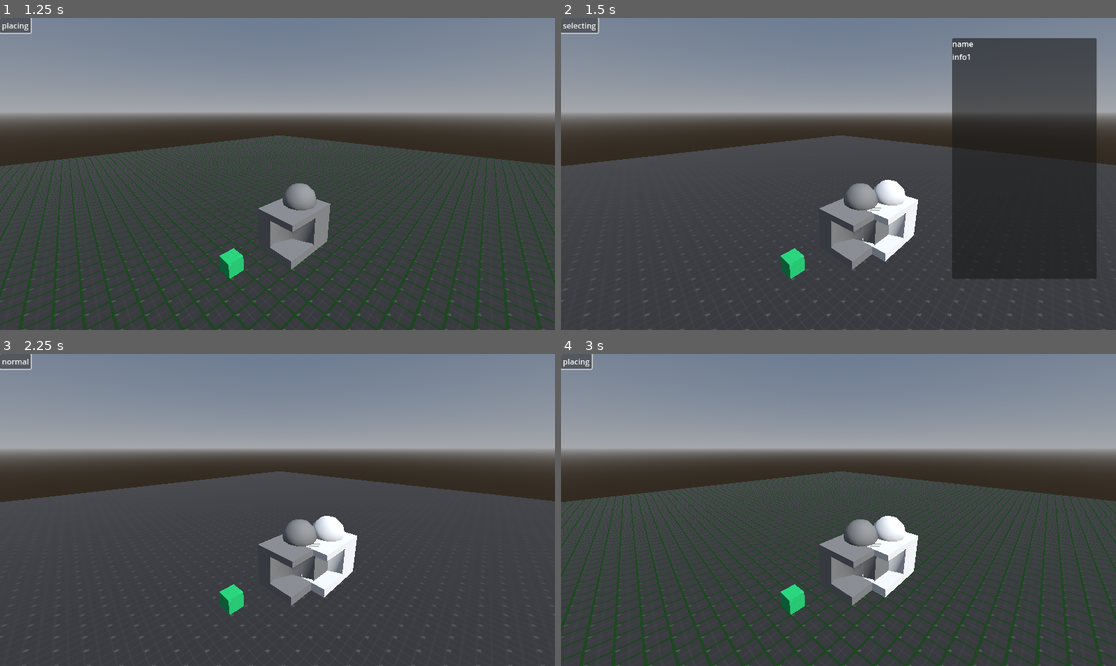
Above: before the commit, frames 1-4 (two rows, left to right).
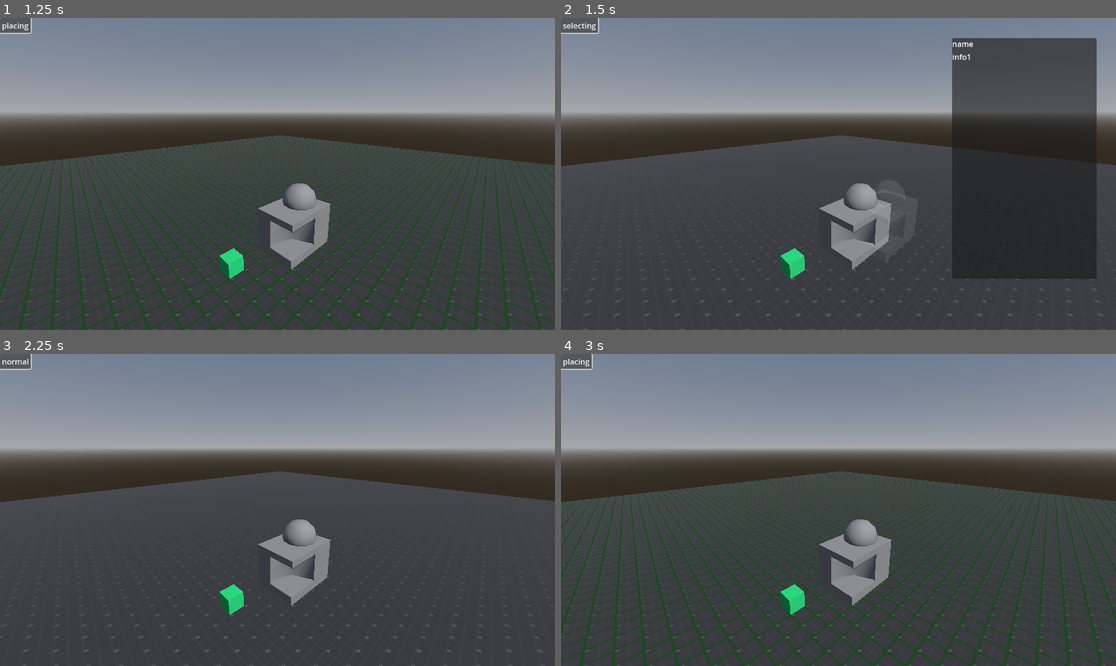
Above: after the commit, the same moments.

Repository: 0x5e8/mold-control
Game: Godot game, scene res://scene/game.tscn
Same seed, same stepped clock (60 frames per second), same inputs: the game is played once before the commit and once after it.
Inputs:
- Up to frame 1 (1.25 s): click "normal" at 0.5 s
- Up to frame 2 (1.5 s): click "placing" at 1.25 s
- Up to frame 3 (2.25 s): click "selecting" at 2 s
- Up to frame 4 (3 s): click "normal" at 2.75 s

Frame 1 is identical in both runs. In frame 2, 1.4% of the frame differs, in the area x 54-65%, y 51-78%; in frame 3, 1.4%; in frame 4, 1.4%.

Commit message:
collision check

Diff:
--- a/building/lab/lab.tscn
+++ b/building/lab/lab.tscn
@@ -3,12 +3,9 @@
 [ext_resource type="Script" path="res://class/Building.gd" id="1_hyoe4"]
 
 [sub_resource type="BoxShape3D" id="BoxShape3D_k8ys3"]
-size = Vector3(4, 3, 3)
 
-[node name="lab" type="StaticBody3D" node_paths=PackedStringArray("geometry")]
+[node name="lab" type="Area3D" node_paths=PackedStringArray("geometry")]
 script = ExtResource("1_hyoe4")
-building_type = 1
-dimension = Vector3i(4, 3, 3)
 geometry = NodePath("CSGCombiner3D2")
 
 [node name="collision_shape" type="CollisionShape3D" parent="."]
--- a/class/Building.gd
+++ b/class/Building.gd
@@ -1,6 +1,6 @@
 @tool
 class_name Building
-extends StaticBody3D
+extends Area3D
 
 enum BuildingType {
 	DECOR,
@@ -21,20 +21,41 @@
 	MISSING_COLLISION_SHAPE: false
 }
 
-func disable_opacity():
+var preview_mode: bool = false
+
+func disable_preview_mode():
 	if not geometry: return
 	if not geometry.material_override: return
 
 	geometry.material_override.transparency = BaseMaterial3D.Transparency.TRANSPARENCY_DISABLED
+	geometry.material_override.albedo_color = Color(1, 1, 1)
 
-func set_opacity(alpha):
+	preview_mode = false
+
+func enable_preview_mode():
 	assert(geometry, "an geometry instance must be given")
 	if not geometry.material_override:
 		geometry.material_override = StandardMaterial3D.new()
 	assert(geometry.material_override is StandardMaterial3D, "material is not a StandardMaterial3D")
 
 	geometry.material_override.transparency = BaseMaterial3D.Transparency.TRANSPARENCY_ALPHA
-	geometry.material_override.albedo_color.a = alpha
+	geometry.material_override.albedo_color.a = 0.1
+
+	preview_mode = true
+
+func preview_mode_placable():
+	if not preview_mode: return
+
+	geometry.material_override.albedo_color.r = 0
+	geometry.material_override.albedo_color.g = 1
+	geometry.material_override.albedo_color.b = 0
+
+func preview_mode_not_placable():
+	if not preview_mode: return
+
+	geometry.material_override.albedo_color.r = 1
+	geometry.material_override.albedo_color.g = 0
+	geometry.material_override.albedo_color.b = 0
 
 func _ready() -> void:
 	self.scale = Vector3(1, 1, 1)
--- a/class/Building.tscn
+++ b/class/Building.tscn
@@ -12,7 +12,7 @@
 
 [sub_resource type="BoxMesh" id="BoxMesh_a58sf"]
 
-[node name="Building" type="StaticBody3D" node_paths=PackedStringArray("geometry")]
+[node name="Building" type="Area3D" node_paths=PackedStringArray("geometry")]
 script = ExtResource("1_cij5h")
 geometry = NodePath("MeshInstance3D")
 
--- a/script/placing_controller.gd
+++ b/script/placing_controller.gd
@@ -3,6 +3,7 @@
 @export var building_container: Node
 
 var placing_building: Building = null
+var placable: bool
 
 var lab: Resource = preload("res://building/lab/lab.tscn")
 
@@ -12,17 +13,28 @@
 			placing_building.queue_free()
 			placing_building = null
 		return
+
 	if event is InputEventMouseMotion:
 		if not placing_building:
 			placing_building = lab.instantiate()
-			placing_building.set_opacity(0.1)
+			placing_building.enable_preview_mode()
 			building_container.add_child(placing_building)
 
 		var raycast: Dictionary = %camera.mouse_cast()
 		if not raycast.is_empty():
+			raycast.position.y = 0 # only place in plane
 			placing_building.global_position = raycast.position
 			placing_building.snap_to_grid()
+
+			if placing_building.has_overlapping_areas():
+				placable = false
+				placing_building.preview_mode_not_placable()
+			else:
+				placable = true
+				placing_building.preview_mode_placable()
+
 	if event is InputEventMouseButton and placing_building:
-		if event.button_index == MOUSE_BUTTON_LEFT:
-			placing_building.disable_opacity()
+		if event.button_index == MOUSE_BUTTON_LEFT and event.pressed and placable:
+			print("building placed at", placing_building.position)
+			placing_building.disable_preview_mode()
 			placing_building = null
